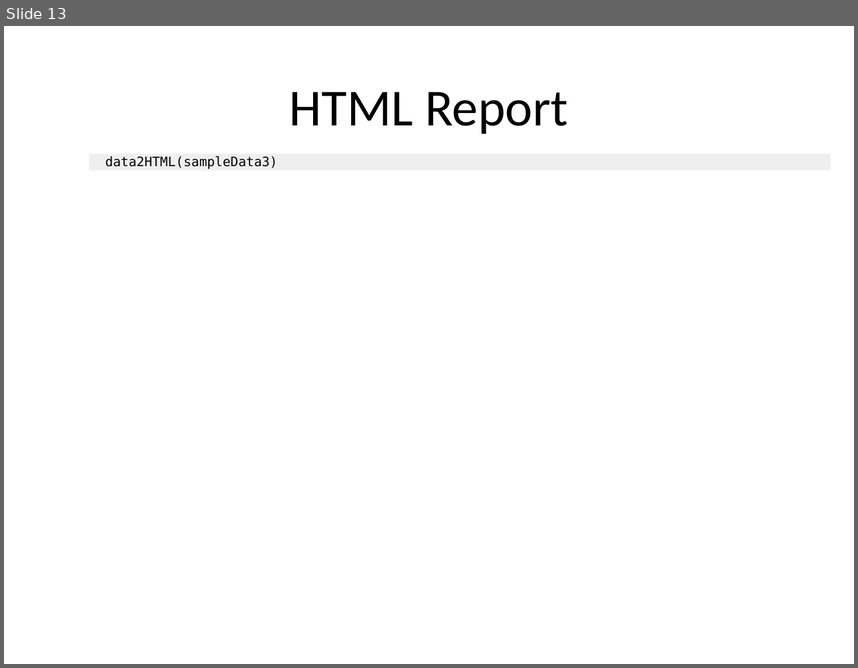
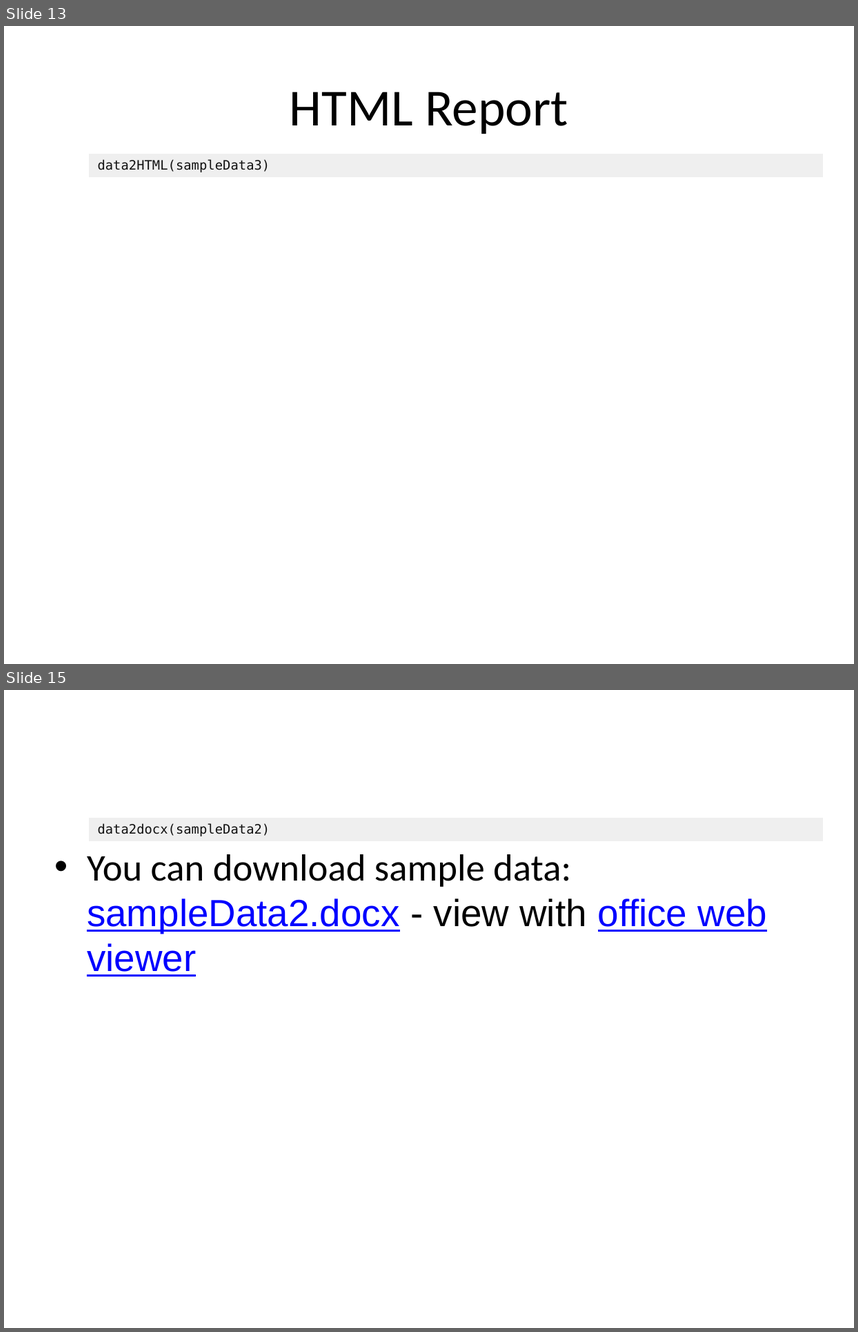
Before and after one commit to cardiomoon/rrtable, a slide deck: inst/doc_examples/sampleData3.pptx. Shown one above the other, each under a label of ours: slide 13 before the commit, slides 13 and 15 after it; the slides between them are not shown. The pictures are 858x668 and 858x1332 pixels, drawn with LibreOffice and Linux fonts; fonts in the diff are those of the drawing. Boxes give left, top, right and bottom in pixels: in the first picture for what was removed or moved away, otherwise in the second. Text is boxed around its words. In the diff, an @@ line names an element or a change of style, - is before the commit and + after.

```diff
--- a/inst/doc_examples/sampleData3.pptx
+++ b/inst/doc_examples/sampleData3.pptx
@@ slide 15 added at bbox=[4, 690, 854, 1328], background #FFFFFF @@
@@ table added at bbox=[89, 818, 822, 1072], 1 rows, 2 columns @@
+ | data2docx(sampleData2)
@@ text added at bbox=[87, 854, 767, 976], 32 pt, text #000000 @@
+• You can download sample data: sampleData2.docx - view with office web viewer
@@ slide 13 changed as well @@
@@ table at bbox=[89, 154, 822, 408] @@
@@ text colour #000000 to #111111, highlight none to #FFFFFF @@
@@ table: place and size @@
-table at bbox=[89, 154, 831, 172]
+table at bbox=[89, 154, 822, 408]
```
Also in this commit, not shown: 10 other slides changed, 5 other slides added, 9 other files.
